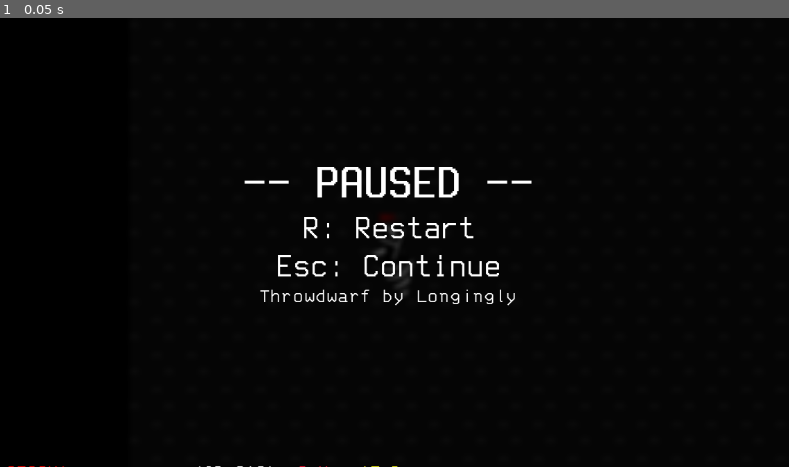
Above: before the commit, frame 1.
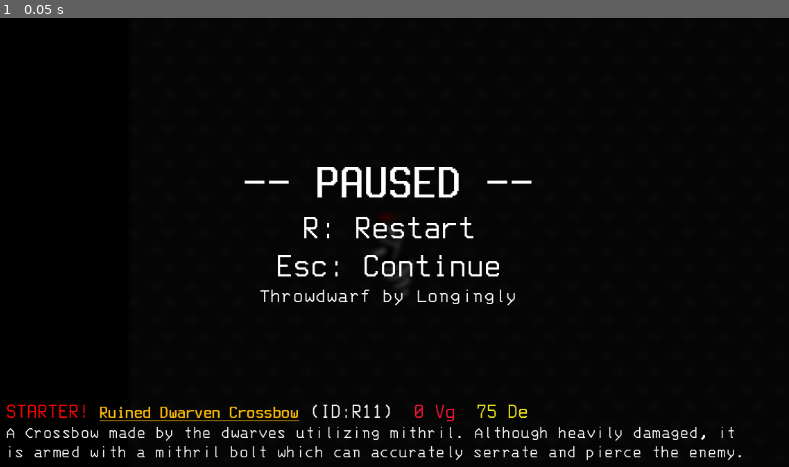
Above: after the commit, the same moment.

Repository: StaringLongingly/Throwdwarf
Game: Godot game, scene res://Game.tscn
The game is run twice, just before and just after one commit, with the same random seed, the same clock (stepped at 60 frames per second) and the same inputs.
Inputs:
- Up to frame 1 (0.05 s): no input

The runs differ from the first frame. In frame 1, 2.1% of the frame differs, in the area x 0-94%, y 85-100%.

Commit message:
Fixed all enemies spawning in 1 position, UI tweaks

Diff:
--- a/Game.tscn
+++ b/Game.tscn
@@ -304,7 +304,7 @@
 volume_db = -8.0
 autoplay = true
 max_distance = 1e+08
-parameters/looping = false
+parameters/looping = true
 
 [node name="ColorRect" type="ColorRect" parent="HUD"]
 material = SubResource("ShaderMaterial_bpy46")
@@ -319,9 +319,9 @@
 anchor_top = 1.0
 anchor_right = 1.0
 anchor_bottom = 1.0
-offset_left = 3.0
+offset_left = 46.0
 offset_top = 352.0
-offset_right = 23.0
+offset_right = -27.0
 offset_bottom = 483.0
 grow_horizontal = 2
 grow_vertical = 0
@@ -407,6 +407,5 @@
 script = ExtResource("37_nqwky")
 searchLabel = NodePath("../HUD/Search")
 itemCountLabel = NodePath("../HUD/ItemCount")
-cheatMode = true
 
 [connection signal="displayArtifactInfo" from="Artifact" to="HUD" method="_on_artifact_display_artifact_info"]
--- a/scripts/Generic Consumable.gd
+++ b/scripts/Generic Consumable.gd
@@ -117,12 +117,6 @@
 		pass
 		# print("Bullet collided with group: " + str(body.get_groups()))
 
-func ease2(t: float) -> float:
-	if t <= 0.5:
-		return ease((1-t) * 2, 4.8)
-	else:
-		return ease(t * 2, 4.8)
-
 func ease3(t: float) -> float:
 	if t <= 0.5:
 		return ease(1-ease((1-t), 4.8), 2) / 2
--- a/scripts/Spawn Enemies.gd
+++ b/scripts/Spawn Enemies.gd
@@ -50,6 +50,7 @@
 				var enemy_instance = enemy_scene.instantiate()
 				add_child(enemy_instance)
 				var enemyPosition = lerp(spawningBoundaryMin, spawningBoundaryMax, randf())
+				enemy_instance.position = enemyPosition
 				print("Spawned enemy from ", selected_folder, ": ", enemy_path)
 				print("   Enemy Position X: "  + str(enemyPosition.x).left(6), ", Y: " + str(enemyPosition.y).left(6))
 		else:
--- a/sprites/hud.gd
+++ b/sprites/hud.gd
@@ -6,6 +6,8 @@
 @export var lifetime: float
 @export var moveSpeed: float
 @export var hueSpeed: float
+var previousArtifactDisplayed: Dictionary = {}
+var artifactsDisplayed: int = 0
 var hue = 0
 var currentLifetime = 0
 var moveProgress = 0
@@ -17,7 +19,9 @@
 	if (hue >= 1):
 		hue -= 1
 	var hsv_color = Color.from_hsv(hue, 1, 1,)
-	if (isArtifactNew):
+	if artifactsDisplayed == 1:
+		infoLabel.text = "[color=#" + color_to_hex(hsv_color) + "]" + "STARTER! " + artifactStats
+	elif isArtifactNew:
 		infoLabel.text = "[color=#" + color_to_hex(hsv_color) + "]" + "NEW! " + artifactStats
 	else:
 		infoLabel.text = "[color=#" + color_to_hex(hsv_color) + "]" + "STACK! " + artifactStats
@@ -26,6 +30,8 @@
 		# Window is sliding up
 		# print("Sliding Window up with moveProgress: ", moveProgress)
 		moveProgress += moveSpeed * delta
+		if artifactsDisplayed == 1:
+			moveProgress = 1
 	elif (moveProgress >= 1 && currentLifetime >= 0):
 		# Window is staying
 		# print("Window is staying with currentLifetime: ", currentLifetime)
@@ -41,6 +47,9 @@
 
 
 func _on_artifact_display_artifact_info(artifact: Dictionary, rarity: String, isNew: bool, ) -> void:
+	if artifact != previousArtifactDisplayed:
+		artifactsDisplayed += 1
+		print(artifactsDisplayed)
 	isArtifactNew = isNew
 	if isNew:
 		var sound = newSound.instantiate()
@@ -55,6 +64,7 @@
 	artifactStats += "[color=#f21533]  " + str(artifact.extra_hp) + " Vg  [color=#f2ee15]" + str(artifact.sell_value) + " De\n"
 	artifactStats += "[color=#ffffff][i]" + artifact.description
 
+	previousArtifactDisplayed = artifact
 
 func color_to_hex(color: Color) -> String:
 	# Convert Color to RGB
